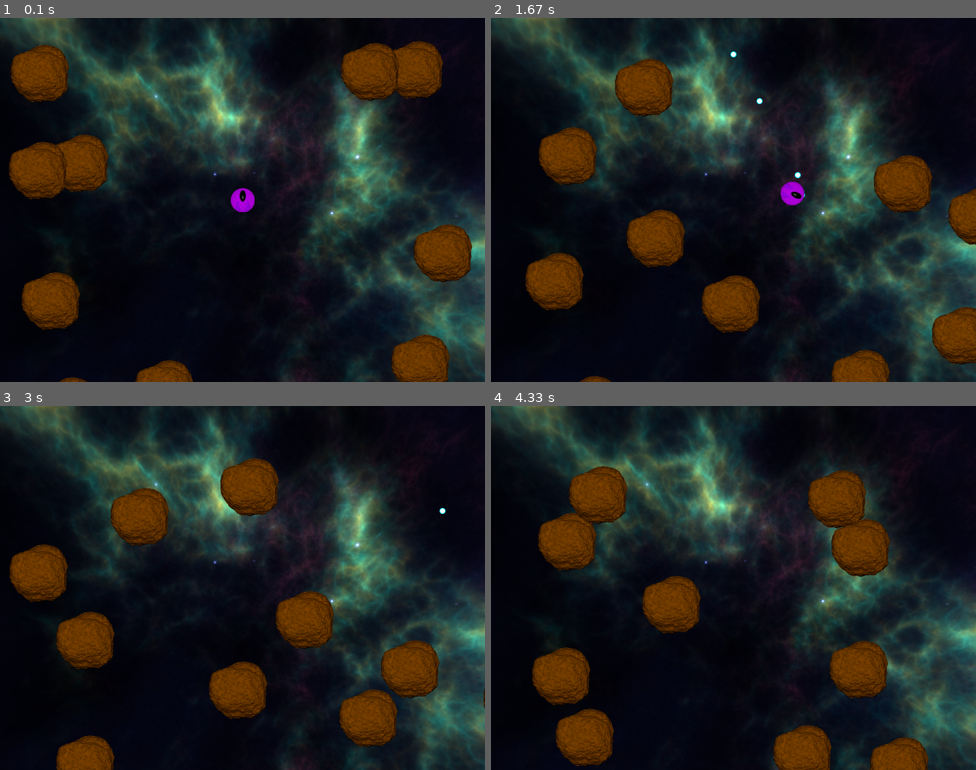
Above: before the commit, frames 1-4 (two rows, left to right).
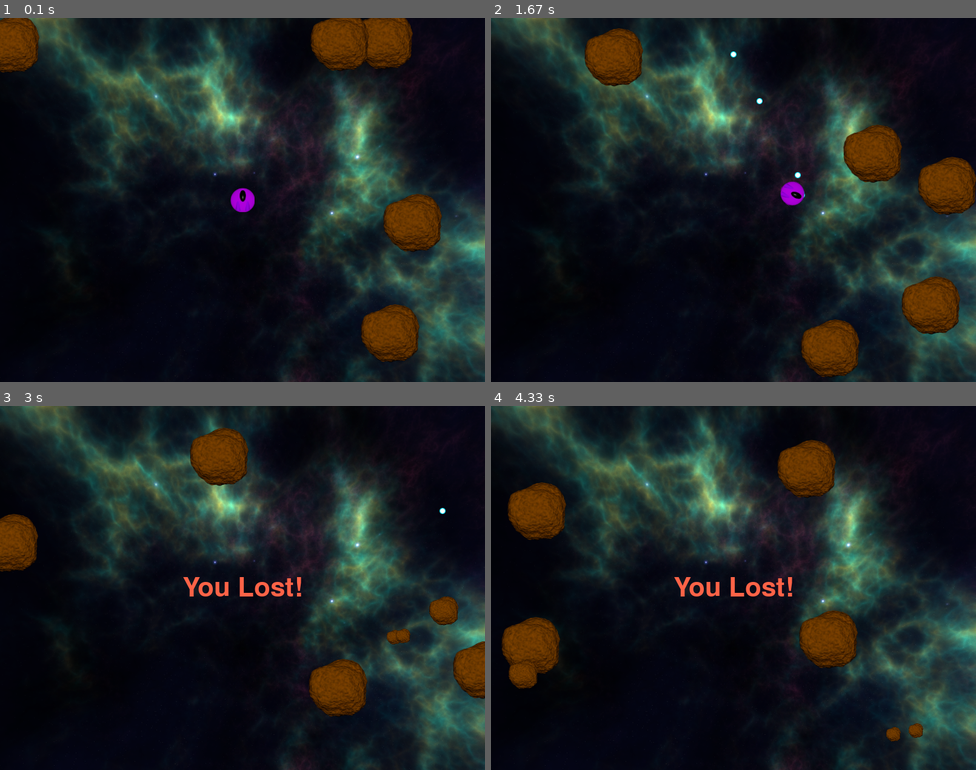
Above: after the commit, the same moments.

Repository: StochasticJP/pygame_asteroids
Game: pygame game, started from __main__.py
Same seed, same stepped clock (60 frames per second), same inputs: the game is played once before the commit and once after it.
Inputs:
- Up to frame 1 (0.1 s): no input
- Up to frame 2 (1.67 s): tap Space at 0.33, 0.73, 1.03, 1.23, 1.57 s; hold Right 0.67-1.13 s; hold Up 1.17-1.47 s; hold Right from 1.5 s (still down)
- Up to frame 3 (3 s): tap Space at 1.87, 2.07, 2.37, 2.63, 2.93 s; release Right at 1.97 s; hold Left 2-2.53 s; hold Left 2.57-2.97 s
- Up to frame 4 (4.33 s): no input

The runs differ from the first frame. In frame 1, 16% of the frame differs, in the area x 0-98%, y 0-100%; in frame 2, 17%; in frame 3, 18%; in frame 4, 20%, in the area x 2-91%, y 9-100%.

Commit message:
asteroid split and win/lose screen

Diff:
--- a/asteroids.py
+++ b/asteroids.py
@@ -11,19 +11,36 @@
     DIRECTION_NUMBER = 5
     UP_COORDS = (0, -1)
 
-    def __init__(self, position):
-        self.init_speed = [(round(random.uniform(-1.0, 1.0), 1), round(random.uniform(-1.0, 1.0), 1))
-                               for _ in range(self.DIRECTION_NUMBER)]
-        self.speed = Vector2(self.init_speed[random.randint(0, len(self.init_speed)-1)])
-        super().__init__(position, load_sprite(self.ASTEROIDS), get_random_velocity(1, 2))
+    def __init__(self, position, create_asteroid_callback, size=3):
+        self.size = size
+        self.create_asteroid_callback = create_asteroid_callback
+
+        size_to_scale = {
+            3: 1,
+            2: 0.5,
+            1: 0.25,
+        }
+
+        scale = size_to_scale[size]
+        sprite = rotozoom(load_sprite(self.ASTEROIDS), 0, scale)
+
+        super().__init__(position, sprite, get_random_velocity(1, 2))
         self.direction = Vector2(self.UP_COORDS)
 
-    def rotate(self):
-        self.direction.rotate_ip(self.CONST_ROTATION)
+    # func that splits the asteroid when hit
+    def split(self):
+        if self.size > 1:
+            for _ in range(2):
+                asteroid = Asteroids(self.position, self.create_asteroid_callback, self.size - 1)
+                self.create_asteroid_callback(asteroid)
 
-    def draw(self, surface):
-        angle = self.direction.angle_to(self.UP_COORDS)
-        rotated_surface = rotozoom(self.sprite, angle, 1.0)
-        rotated_surface_size = Vector2(rotated_surface.get_size())
-        blit_position = self.position
-        surface.blit(rotated_surface, blit_position)
+
+    # def rotate(self):
+    #     self.direction.rotate_ip(self.CONST_ROTATION)
+
+    # def draw(self, surface):
+    #     angle = self.direction.angle_to(self.UP_COORDS)
+    #     rotated_surface = rotozoom(self.sprite, angle, 1.0)
+    #     rotated_surface_size = Vector2(rotated_surface.get_size())
+    #     blit_position = self.position - rotated_surface_size * 0.5
+    #     surface.blit(rotated_surface, blit_position)
--- a/game.py
+++ b/game.py
@@ -11,7 +11,7 @@
     # class const
     SCREEN_WIDTH = 800
     SCREEN_HEIGHT = 600
-    ASTEROIDS_NUMBER = 10
+    ASTEROIDS_NUMBER = 5
     MIN_ASTEROID_DISTANCE = 250
 
     def __init__(self):
@@ -19,6 +19,8 @@
         self.clock = pygame.time.Clock()
         self.screen = pygame.display.set_mode((self.SCREEN_WIDTH, self.SCREEN_HEIGHT))
         self.background = utils.load_sprite("space", False)
+        self.font = pygame.font.Font(None, 64)
+        self.message = ""
         self.asteroids = []
         self.bullets = []
         self.spaceship = Player((400, 300), self.bullets.append)
@@ -36,7 +38,7 @@
                 if position.distance_to(self.spaceship.position) > self.MIN_ASTEROID_DISTANCE:
                     break
 
-            self.asteroids.append(Asteroids(position))
+            self.asteroids.append(Asteroids(position, self.asteroids.append))
 
 
     def main_loop(self):
@@ -81,11 +83,23 @@
             for asteroid in self.asteroids:
                 if asteroid.collides_with(self.spaceship):
                     self.spaceship = None  # removes the spaceship
+                    self.message = "You Lost!"
+                    break
+
+        for bullet in self.bullets[:]:
+            for asteroid in self.asteroids[:]:
+                if bullet.collides_with(asteroid):
+                    self.bullets.remove(bullet)
+                    self.asteroids.remove(asteroid)
+                    asteroid.split()
                     break
 
         for bullet in self.bullets[:]:
             if not self.screen.get_rect().collidepoint(bullet.position):
                 self.bullets.remove(bullet)
+
+        if not self.asteroids and self.spaceship:
+            self.message = "You Won!"
 
         # self.spaceship.move(self.screen)
         #
@@ -106,6 +120,9 @@
         for game_object in self._get_game_objects():
             game_object.draw(self.screen)
 
+        if self.message:
+            utils.print_text(self.screen, self.message, self.font)
+
         # self.spaceship.draw(self.screen)
         # # asteroid drawing
         # for asteroids in self.asteroids_list:
--- a/gameobject.py
+++ b/gameobject.py
@@ -23,4 +23,4 @@
 
         # collision logic
         if distance < self.radius + other_obj.radius:
-            return "Collision occured"
+            return distance
--- a/player.py
+++ b/player.py
@@ -12,11 +12,13 @@
     UP_COORDS = (0, -1)
     ACCELERATION = 0.25
     BULLET_SPEED = 3
+    LASER_SOUND = "laser"
 
     def __init__(self, position, create_bullet_callback):
         super().__init__(position, utils.load_sprite(self.SPACESHIP), Vector2(0))
         self.direction = Vector2(GameObject.UP_DIRECTION)
         self.create_bullet_callback = create_bullet_callback
+        self.laser_sound = utils.load_sound(self.LASER_SOUND)
 
     def rotate(self, clockwise=True):
         sign = 1 if clockwise else -1
@@ -37,3 +39,4 @@
         bullet_velocity = self.direction * self.BULLET_SPEED + self.velocity  # relative speed
         bullet = Weapons(self.position, bullet_velocity)
         self.create_bullet_callback(bullet)
+        self.laser_sound.play()
--- a/utils.py
+++ b/utils.py
@@ -1,5 +1,7 @@
 from pygame.image import load
 from pygame.math import Vector2
+from pygame.mixer import Sound
+from pygame import Color
 import random
 
 def load_sprite(name, with_alpha=True):
@@ -11,10 +13,17 @@
     else:
         return loaded_sprite.convert()
 
+
+def load_sound(name):
+    path = f"assets/sounds/{name}.wav"
+    return Sound(path)
+
+
 def wrap_position(position, surface):
     x, y = position
     w, h = surface.get_size()
     return Vector2(x % w, y % h)
+
 
 def get_random_position(surface):
     return Vector2(
@@ -22,7 +31,18 @@
         random.randrange(surface.get_height())
     )
 
+
+
 def get_random_velocity(min_speed, max_speed):
     speed = random.randint(min_speed, max_speed)
     angle = random.randrange(0, 360)
     return Vector2(speed, 0).rotate(angle)
+
+
+def print_text(surface, text, font, color=Color("tomato")):
+    text_surface = font.render(text, True, color)
+
+    rect = text_surface.get_rect()
+    rect.center = Vector2(surface.get_size()) / 2
+
+    surface.blit(text_surface, rect)
Not shown, added: assets/sounds/laser.wav
